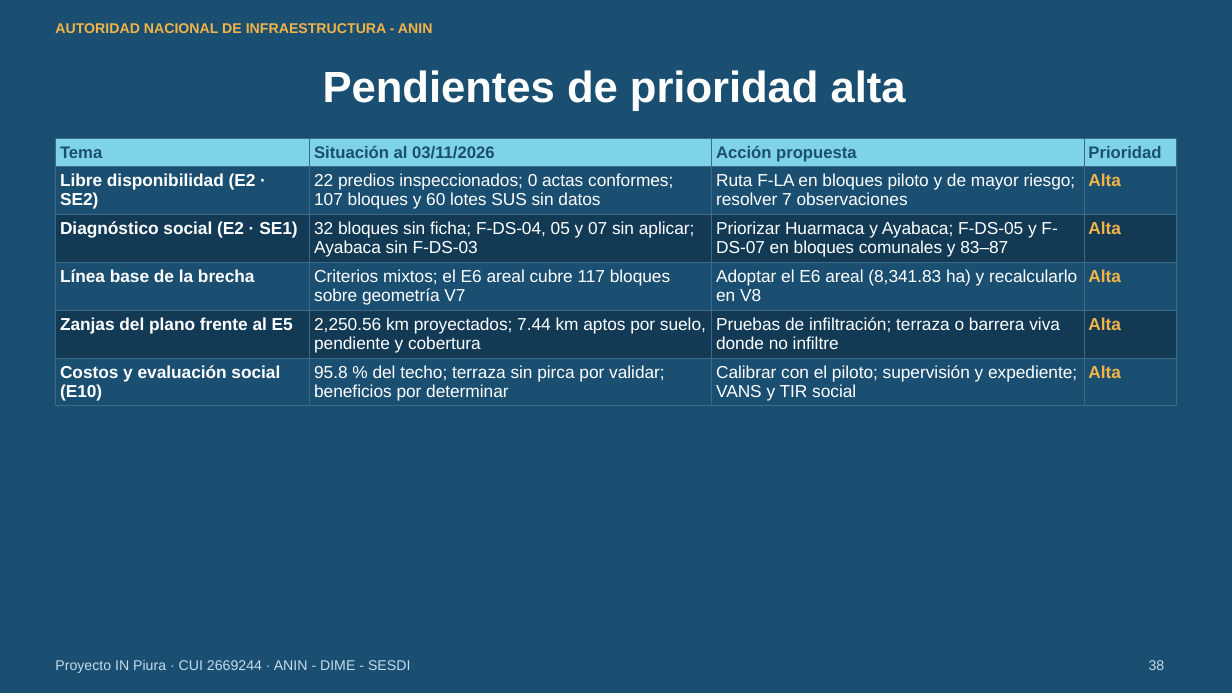
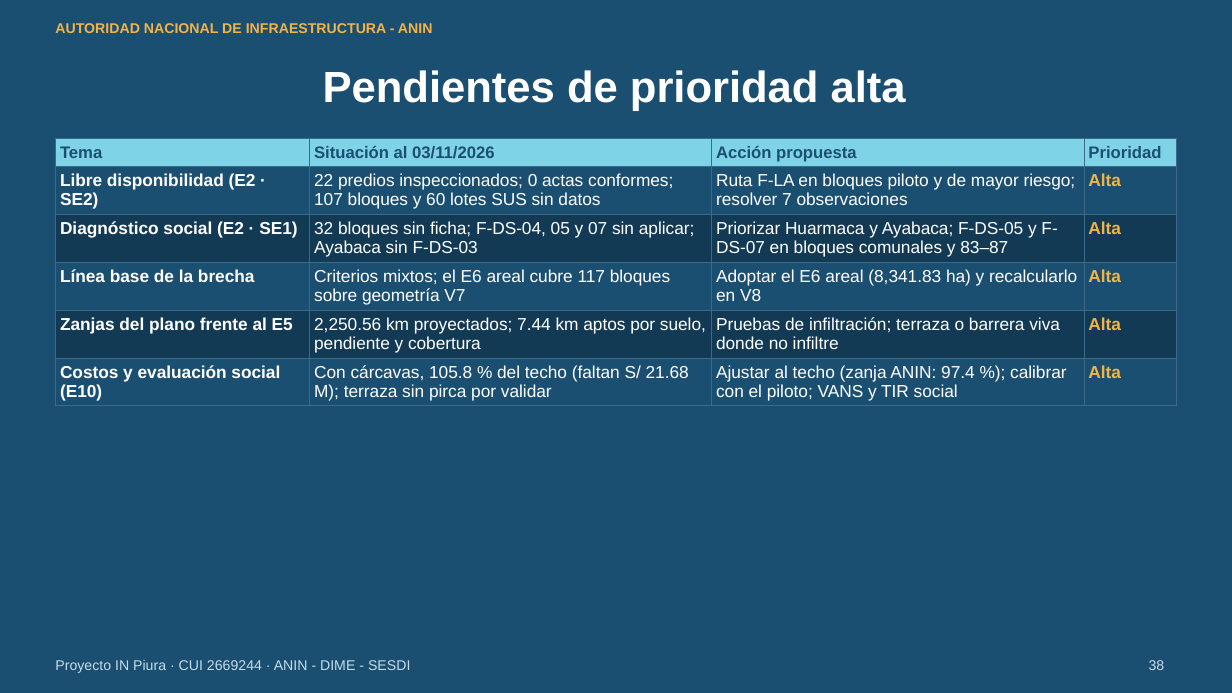
Before and after one commit to salomoncahuas-tech/Salomon1969, a slide deck: slide 38 of presentaciones/avance_perfil_sesdi_2026-11-03/Avance_Perfil_IN_Piura_SESDI_03_noviembre.pptx. Drawn at 1232x693 pixels with LibreOffice and Linux fonts; fonts in the diff are those of the drawing. Boxes give left, top, right and bottom in pixels: in the first picture for what was removed or moved away, otherwise in the second. Text is boxed around its words. In the diff, an @@ line names an element or a change of style, - is before the commit and + after.

```diff
--- a/presentaciones/avance_perfil_sesdi_2026-11-03/Avance_Perfil_IN_Piura_SESDI_03_noviembre.pptx
+++ b/presentaciones/avance_perfil_sesdi_2026-11-03/Avance_Perfil_IN_Piura_SESDI_03_noviembre.pptx
@@ table at (55,139,1177,405) @@
-row 6, column 2: 95.8 % del techo; terraza sin pirca por validar; beneficios por determinar
+row 6, column 2: Con cárcavas, 105.8 % del techo (faltan S/ 21.68 M); terraza sin pirca por validar
-row 6, column 3: Calibrar con el piloto; supervisión y expediente; VANS y TIR social
+row 6, column 3: Ajustar al techo (zanja ANIN: 97.4 %); calibrar con el piloto; VANS y TIR social
```
Also in this commit, not shown: 10 other slides changed, 3 other files.
